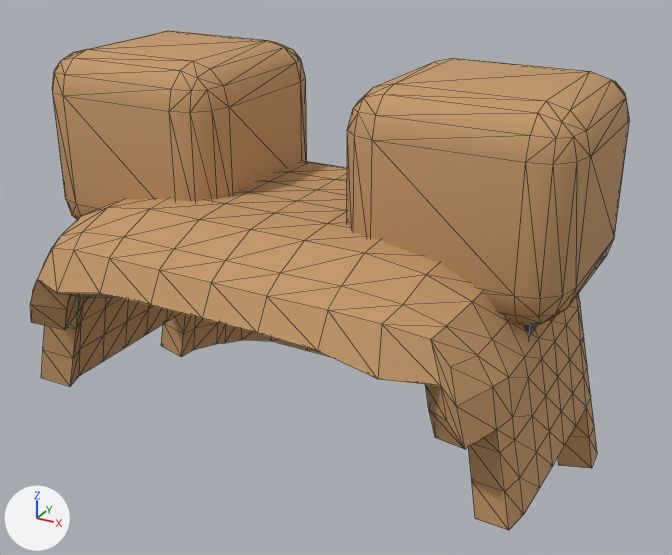
One commit to the glTF model public/assets/models/characters/wardrobe/hair-buns-brown.glb: the scene before it, then after it.
One viewpoint serves both versions: a camera (50 mm lens) standing at (0.357, -0.604, 0.474) and looking at (0.014, 0.018, 0.162). The axes (+X, +Y, +Z) are drawn at lower left. The lights are the same throughout. The picture after the commit comes second. Mesh edges are drawn as thin lines. Vertices at exactly the same position are counted once.

Names of what the first picture shows: 'hair_bun_-1', 'hair_bun_1', 'hair_shell' and 1 more.
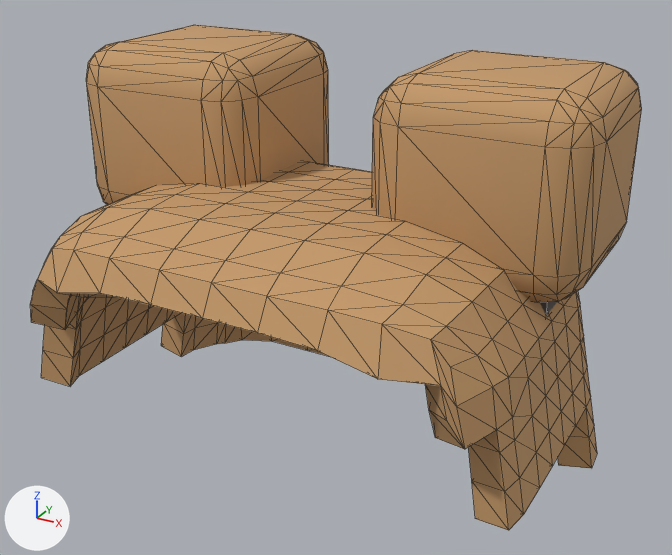
Changed parts and their boxes (x1, y1, x2, y2) in the pictures (672 x 555 px):
'hair_bun_1', moved
    before: (347, 58, 630, 324)
    after: (372, 50, 642, 302)
'hair_bun_-1', moved
    before: (52, 31, 307, 219)
    after: (86, 25, 329, 205)

The change in detail:
me_hair_bun__1 is used by ob_hair_bun__1; location (0.0, 0.0, 0.0).
me_hair_bun__1 had 96 vertices, 188 faces and spanned x -0.223..-0.053, y -0.06..0.11, z 0.184..0.34.
me_hair_bun__1 now has 96 vertices, 188 faces and spans x -0.223..-0.053, y -0.02..0.15, z 0.184..0.34.
me_hair_bun__1 part 1: the whole mesh is moved by (0.0, 0.04, 0.0).
me_hair_bun_1 is used by ob_hair_bun_1; location (0.0, 0.0, 0.0).
me_hair_bun_1 had 96 vertices, 188 faces and spanned x 0.053..0.223, y -0.06..0.11, z 0.184..0.34.
me_hair_bun_1 now has 96 vertices, 188 faces and spans x 0.053..0.223, y -0.02..0.15, z 0.184..0.34.
me_hair_bun_1 part 2: the whole mesh is moved by (0.0, 0.04, 0.0).
